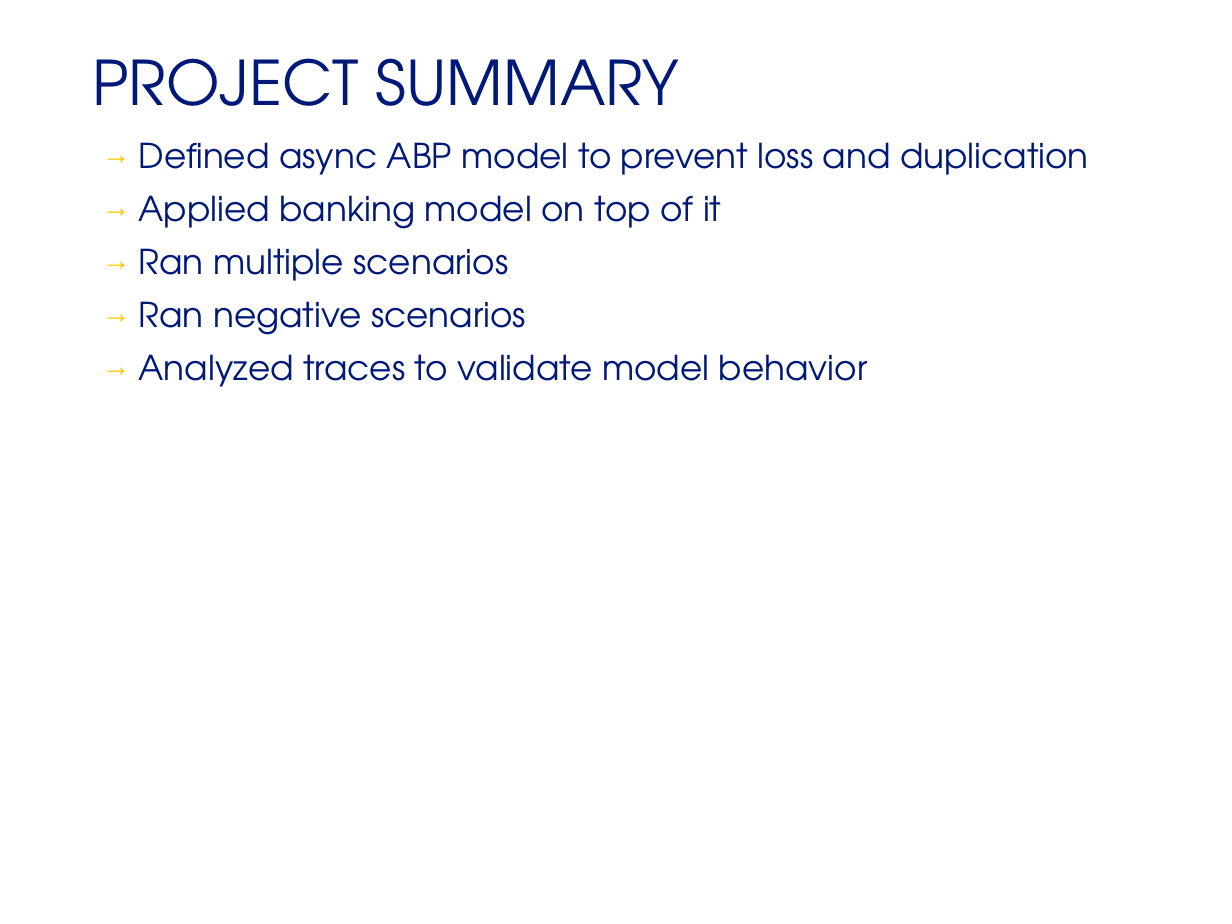
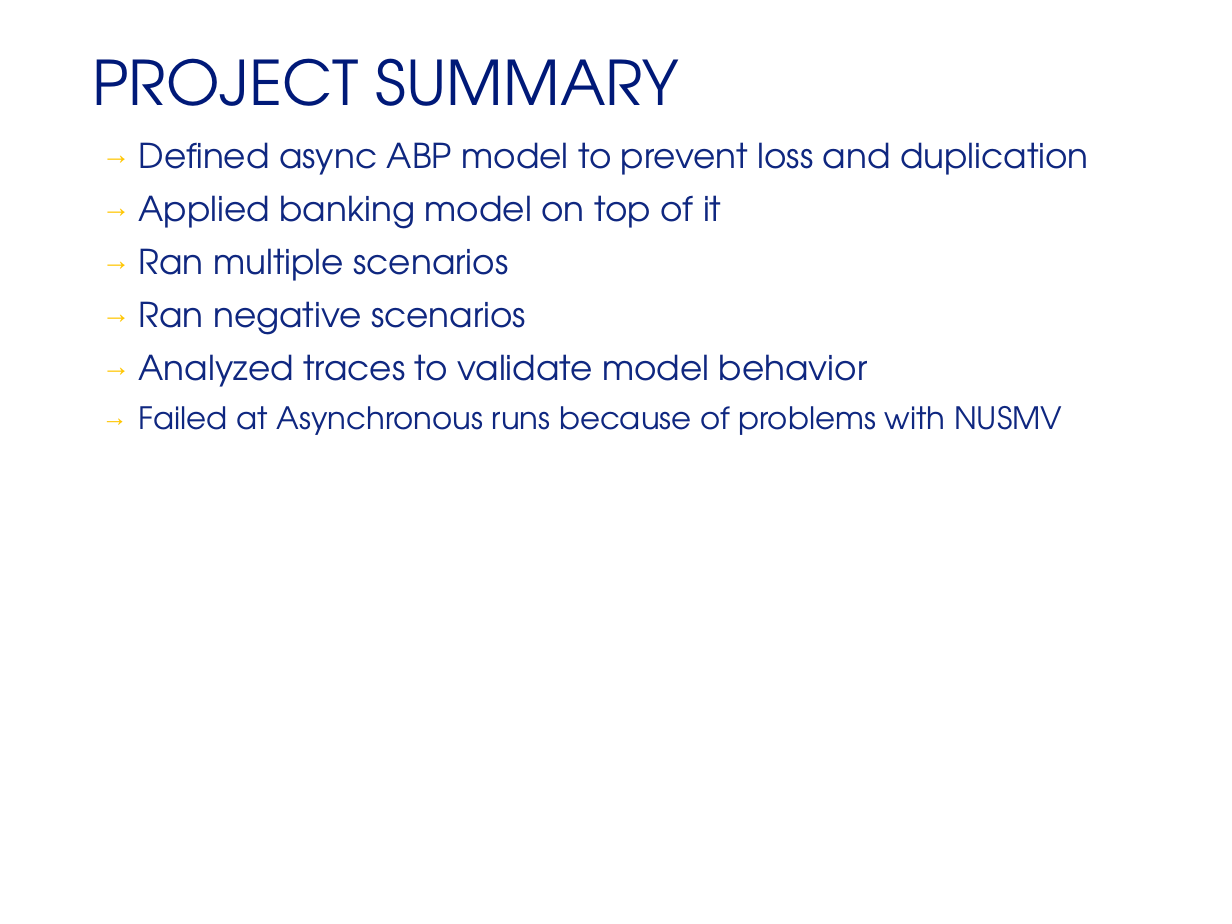
Before and after one commit to PSUPing/CS680-FM-Proj2, a slide deck: slide 13 of CS680-Project2.pptx (slide 12 before the commit). Drawn at 1232x924 pixels with LibreOffice and Linux fonts; fonts in the diff are those of the drawing; background and template pictures are left out. Boxes give left, top, right and bottom in pixels: in the first picture for what was removed or moved away, otherwise in the second. Text is boxed around its words. In the diff, an @@ line names an element or a change of style, - is before the commit and + after.

Commit message:
updated traces in ppt

```diff
--- a/CS680-Project2.pptx
+++ b/CS680-Project2.pptx
@@ text at [139, 142, 1089, 387]: text colour #001978 to #0F2780 in "Defined async ABP model to prevent loss ...", "Applied banking model on top of it", "Ran multiple scenarios", "Ran negative scenarios" and 1 more places @@
@@ text at [139, 406, 1062, 435]: paragraph added @@
+→ Failed at Asynchronous runs because of problems with NUSMV
```
Also in this commit, not shown: 2 other slides changed, 6 slides added, 5 slides removed.
